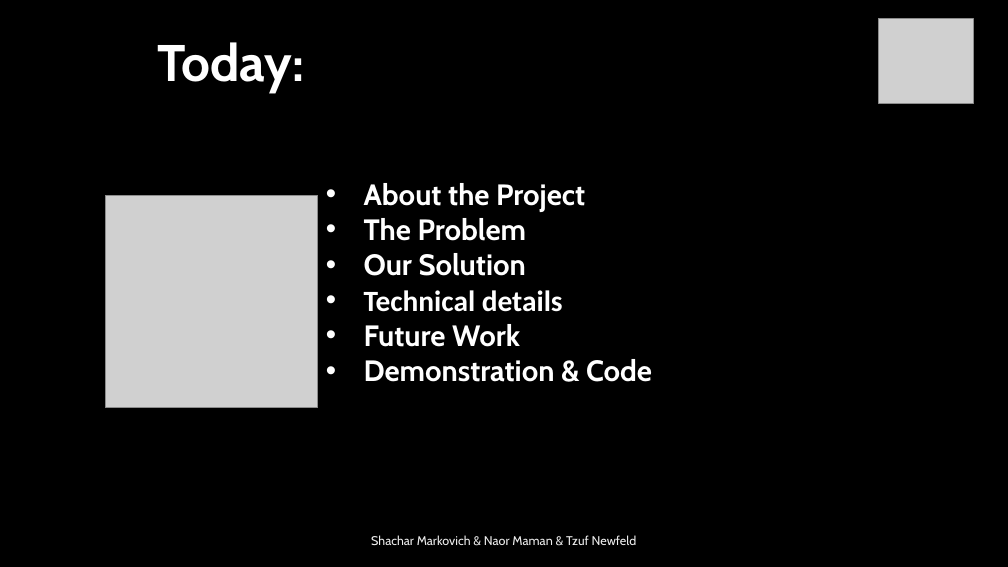
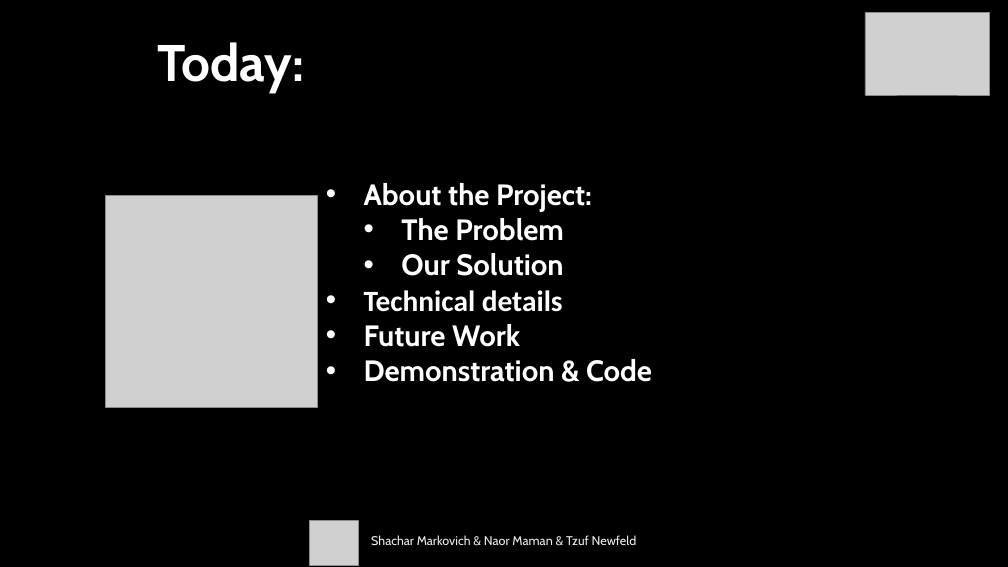
Before and after one commit to ShacharMarkovich/BankingSystem, a slide deck: slide 2 of מצגת.pptx (slide 3 before the commit). Drawn at 1008x567 pixels with LibreOffice and Linux fonts; fonts in the diff are those of the drawing; grey boxes stand for pictures; background and template pictures are left out. Boxes give left, top, right and bottom in pixels: in the first picture for what was removed or moved away, otherwise in the second. Text is boxed around its words. In the diff, an @@ line names an element or a change of style, - is before the commit and + after.

```diff
--- a/מצגת.pptx
+++ b/מצגת.pptx
@@ picture added at (865,13,990,95) @@
@@ text at (364,183,592,212): text changed @@
-• About the Project
+• About the Project:
@@ text at (401,218,563,276): list level 1 to 2 in "The Problem"; list level 1 to 2 in "Our Solution" @@
@@ picture: place and size @@
-picture at (879,19,974,104)
+picture at (309,521,358,565)
```
Also in this commit, not shown: 7 other slides changed, 5 slides added, 2 slides removed.
